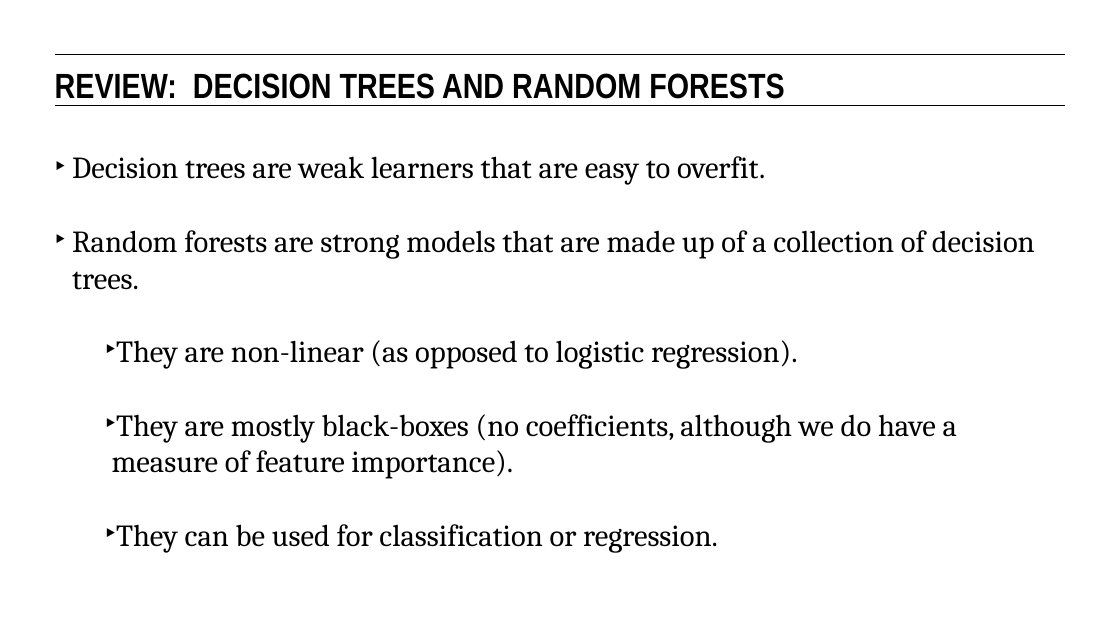
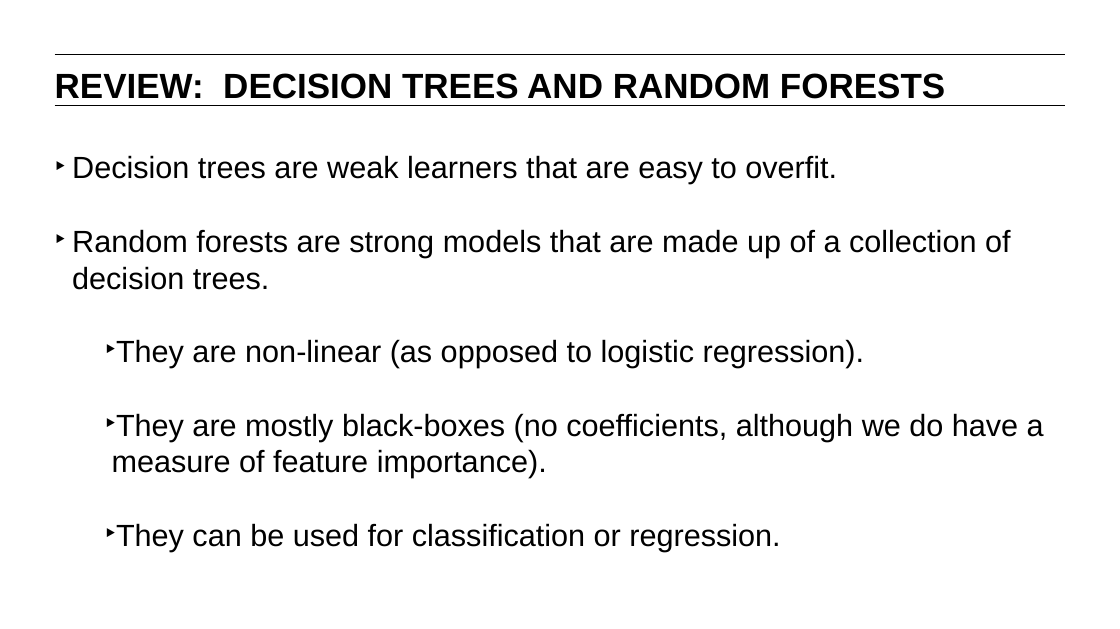
Before and after one commit to JamiesHQ/GA-MyDSRepo, a slide deck: slide 5 of lesson-11/11-natural-language-processing-and-text-classification.pptx. Drawn at 1120x629 pixels with LibreOffice and Linux fonts; fonts in the diff are those of the drawing. Boxes give left, top, right and bottom in pixels: in the first picture for what was removed or moved away, otherwise in the second. Text is boxed around its words. In the diff, an @@ line names an element or a change of style, - is before the commit and + after.

```diff
--- a/lesson-11/11-natural-language-processing-and-text-classification.pptx
+++ b/lesson-11/11-natural-language-processing-and-text-classification.pptx
@@ text "REVIEW: DECISION TREES AND RANDOM ..." at (x1=55, y1=73, x2=945, y2=99): font Arial Narrow to Arial @@
@@ text "Decision trees are weak learners ..." at (x1=72, y1=155, x2=1044, y2=552): font Cambria to Arial @@
```
Also in this commit, not shown: 2 other slides changed, 2 slides added, 1 other file.
